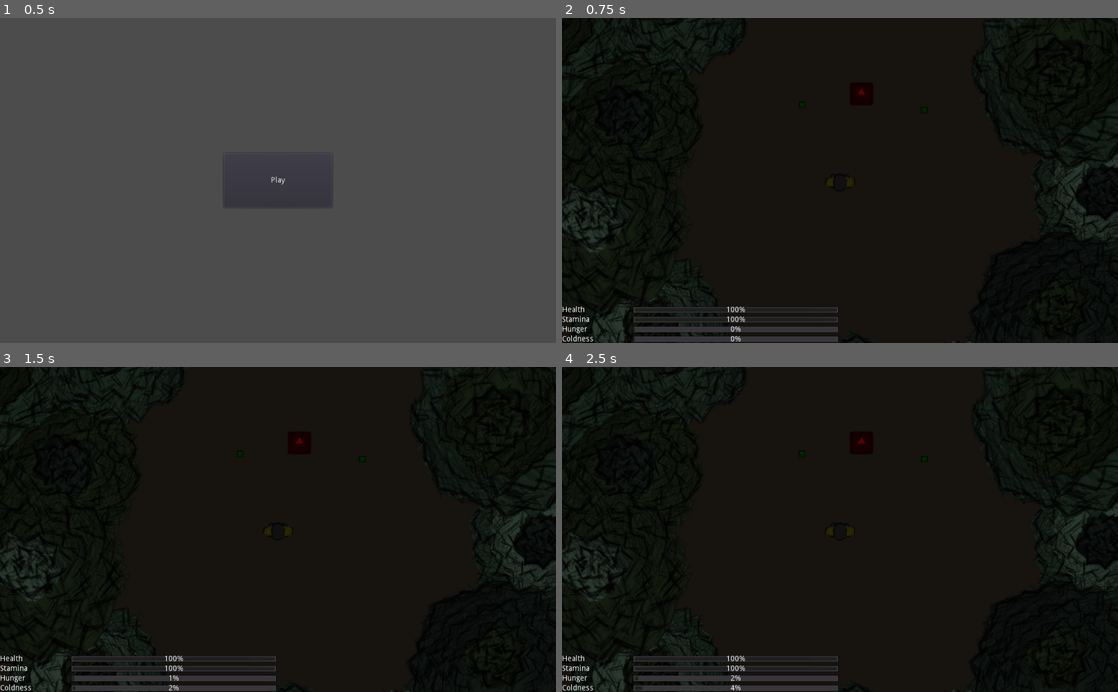
Above: before the commit, frames 1-4 (two rows, left to right).
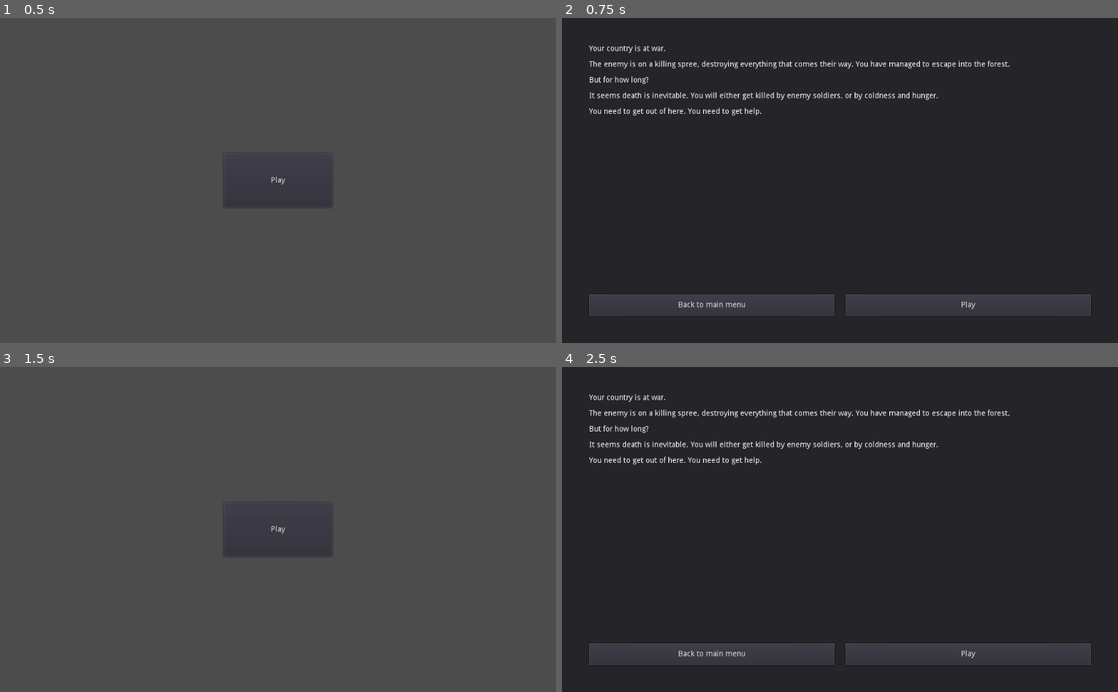
Above: after the commit, the same moments.

Repository: MilanVasko/ludum-dare-50
Game: Godot game, scene res://main_menu/main_menu.tscn
The game is run twice, just before and just after one commit, with the same random seed, the same clock (stepped at 60 frames per second) and the same inputs. This scene is started directly instead of the project's main scene. The engine's default icon, where the game draws it, is replaced by a stand-in: a white triangle on a blue panel in a dark square.
Inputs (mouse positions are in pixels of both pictures, inside the frame that each line leads up to):
- Up to frame 1 (0.5 s): no input
- Up to frame 2 (0.75 s): click "Play" at 0.5 s
- Up to frame 3 (1.5 s): click (150, 653) at 1.25 s, where only the run after the commit has a clickable "Back to main menu"
- Up to frame 4 (2.5 s): click (840, 529) at 2 s, where only the run after the commit has a clickable "Play"

Frame 1 is identical in both runs. In frame 2, 89% of the frame differs, in the area x 0-100%, y 0-100%; in frame 3, 99%; in frame 4, 89%.

Commit message:
Add intro text

Diff:
--- a/ingame_gui/ingame_gui.gd
+++ b/ingame_gui/ingame_gui.gd
@@ -45,7 +45,7 @@
 	if obj.has_method("describe"):
 		use_label.text = "Press E to " + obj.describe()
 
-func _on_usable_object_exited(obj: Node2D) -> void:
+func _on_usable_object_exited(_obj: Node2D) -> void:
 	use_label.visible = false
 	use_label.text = "Press E to use"
 
--- /dev/null
+++ b/intro/intro.gd
@@ -0,0 +1,9 @@
+extends Panel
+
+func _on_main_menu_pressed():
+	var err := get_tree().change_scene("res://main_menu/main_menu.tscn")
+	assert(err == OK)
+
+func _on_play_pressed():
+	var err := get_tree().change_scene("res://ingame/ingame.tscn")
+	assert(err == OK)
--- /dev/null
+++ b/intro/intro.tscn
@@ -0,0 +1,101 @@
+[gd_scene load_steps=2 format=2]
+
+[ext_resource path="res://intro/intro.gd" type="Script" id=1]
+
+[node name="Intro" type="Panel"]
+anchor_right = 1.0
+anchor_bottom = 1.0
+script = ExtResource( 1 )
+
+[node name="VBoxContainer" type="VBoxContainer" parent="."]
+anchor_right = 1.0
+anchor_bottom = 1.0
+margin_left = 50.0
+margin_top = 50.0
+margin_right = -50.0
+margin_bottom = -50.0
+
+[node name="ScrollContainer" type="ScrollContainer" parent="VBoxContainer"]
+margin_right = 924.0
+margin_bottom = 456.0
+size_flags_horizontal = 3
+size_flags_vertical = 3
+scroll_horizontal_enabled = false
+
+[node name="VBoxContainer" type="VBoxContainer" parent="VBoxContainer/ScrollContainer"]
+margin_right = 924.0
+margin_bottom = 456.0
+size_flags_horizontal = 3
+size_flags_vertical = 3
+custom_constants/separation = 15
+
+[node name="Label" type="Label" parent="VBoxContainer/ScrollContainer/VBoxContainer"]
+margin_right = 924.0
+margin_bottom = 14.0
+size_flags_horizontal = 3
+size_flags_vertical = 1
+text = "Your country is at war."
+autowrap = true
+
+[node name="Label2" type="Label" parent="VBoxContainer/ScrollContainer/VBoxContainer"]
+margin_top = 29.0
+margin_right = 924.0
+margin_bottom = 43.0
+size_flags_horizontal = 3
+size_flags_vertical = 1
+text = "The enemy is on a killing spree, destroying everything that comes their way. You have managed to escape into the forest."
+autowrap = true
+
+[node name="Label3" type="Label" parent="VBoxContainer/ScrollContainer/VBoxContainer"]
+margin_top = 58.0
+margin_right = 924.0
+margin_bottom = 72.0
+size_flags_horizontal = 3
+size_flags_vertical = 1
+text = "But for how long?"
+autowrap = true
+
+[node name="Label4" type="Label" parent="VBoxContainer/ScrollContainer/VBoxContainer"]
+margin_top = 87.0
+margin_right = 924.0
+margin_bottom = 101.0
+size_flags_horizontal = 3
+size_flags_vertical = 1
+text = "It seems death is inevitable. You will either get killed by enemy soldiers, or by coldness and hunger."
+autowrap = true
+
+[node name="Label5" type="Label" parent="VBoxContainer/ScrollContainer/VBoxContainer"]
+margin_top = 116.0
+margin_right = 924.0
+margin_bottom = 130.0
+size_flags_horizontal = 3
+size_flags_vertical = 1
+text = "You need to get out of here. You need to get help."
+autowrap = true
+
+[node name="HBoxContainer" type="HBoxContainer" parent="VBoxContainer"]
+margin_top = 460.0
+margin_right = 924.0
+margin_bottom = 500.0
+size_flags_horizontal = 3
+custom_constants/separation = 20
+
+[node name="MainMenu" type="Button" parent="VBoxContainer/HBoxContainer"]
+margin_right = 452.0
+margin_bottom = 40.0
+rect_min_size = Vector2( 0, 40 )
+size_flags_horizontal = 3
+size_flags_vertical = 3
+text = "Back to main menu"
+
+[node name="Play" type="Button" parent="VBoxContainer/HBoxContainer"]
+margin_left = 472.0
+margin_right = 924.0
+margin_bottom = 40.0
+rect_min_size = Vector2( 0, 40 )
+size_flags_horizontal = 3
+size_flags_vertical = 3
+text = "Play"
+
+[connection signal="pressed" from="VBoxContainer/HBoxContainer/MainMenu" to="." method="_on_main_menu_pressed"]
+[connection signal="pressed" from="VBoxContainer/HBoxContainer/Play" to="." method="_on_play_pressed"]
--- a/main_menu/main_menu.gd
+++ b/main_menu/main_menu.gd
@@ -1,5 +1,5 @@
 extends Control
 
 func _on_play_pressed() -> void:
-	var err := get_tree().change_scene("res://ingame/ingame.tscn")
+	var err := get_tree().change_scene("res://intro/intro.tscn")
 	assert(err == OK)
